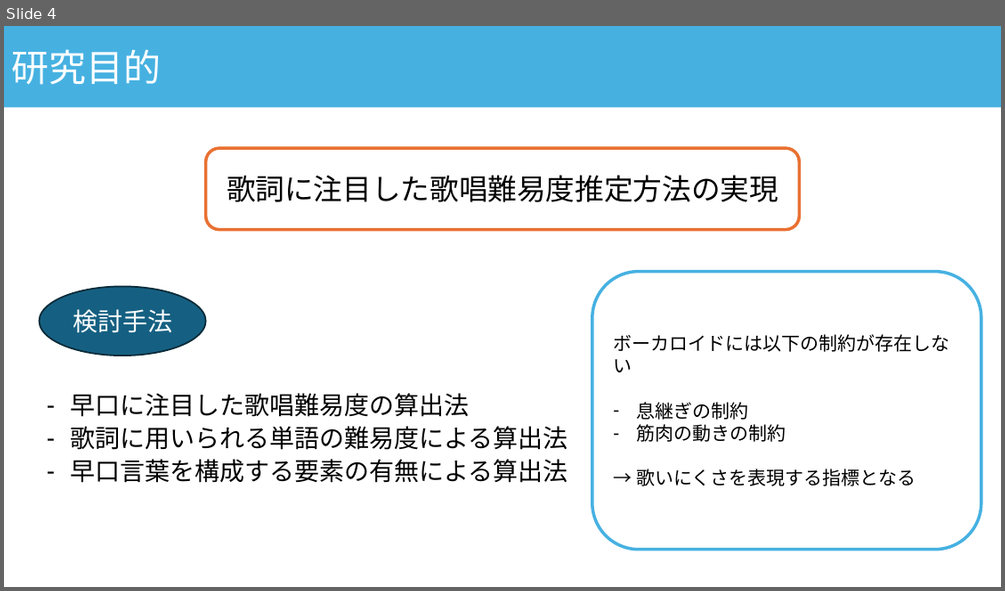
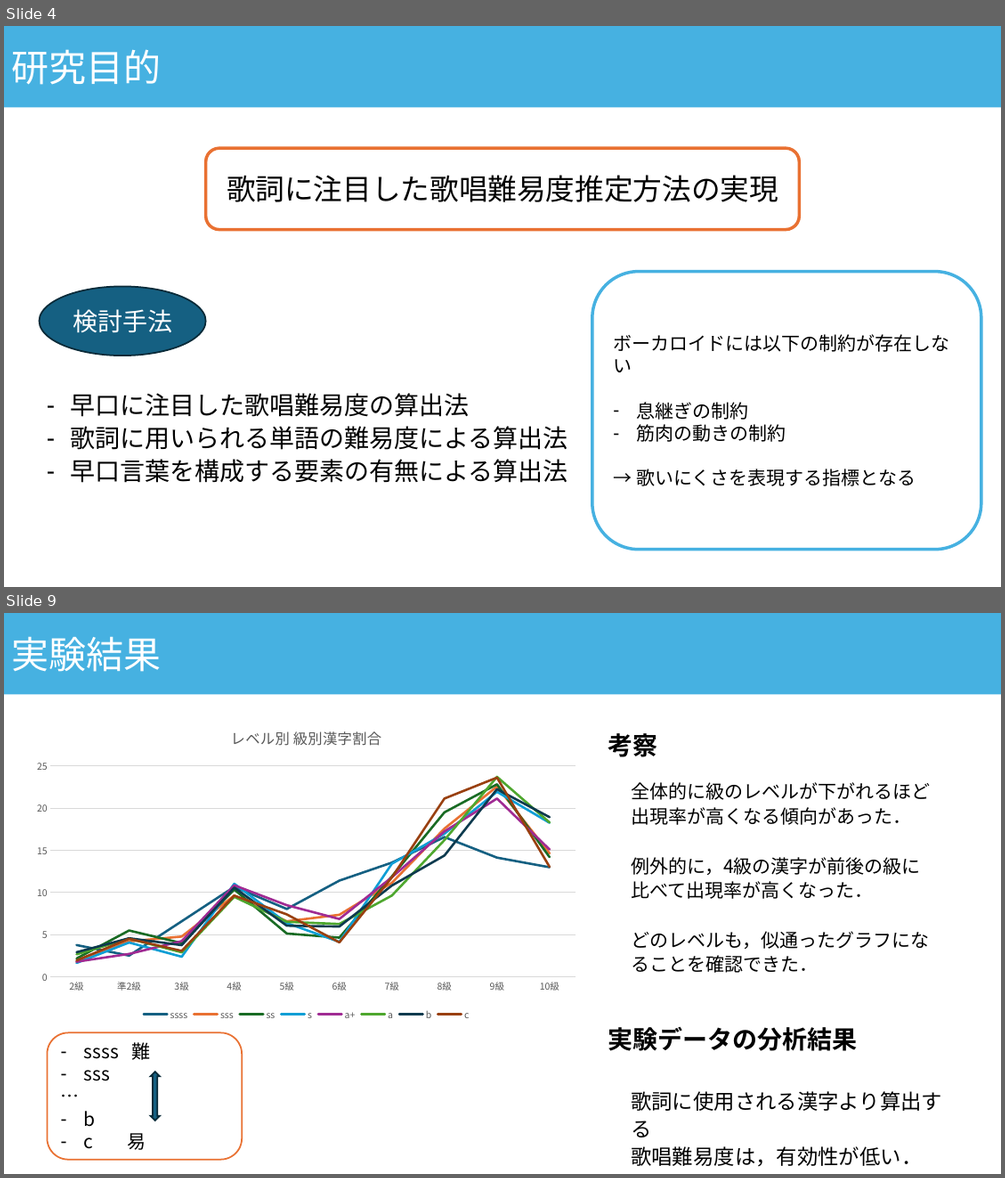
Before and after one commit to asn407/20241221, a slide deck: 年末発表.pptx. Shown one above the other, each under a label of ours: slide 4 before the commit, slides 4 and 9 after it; the slides between them are not shown. The pictures are 1005x591 and 1005x1178 pixels, drawn with LibreOffice and Linux fonts; fonts in the diff are those of the drawing. Boxes give left, top, right and bottom in pixels: in the first picture for what was removed or moved away, otherwise in the second. Text is boxed around its words. In the diff, an @@ line names an element or a change of style, - is before the commit and + after.

Commit message:
docs: 漢字による歌唱難易度推定のスライド作成

```diff
--- a/年末発表.pptx
+++ b/年末発表.pptx
@@ slide 9 added at [4,613,1001,1174], background #FFFFFF @@
@@ rectangle added at [4,613,1001,695], fill #46B1E1, 36 pt, text #FFFFFF @@
+実験結果
@@ line chart added at [25,714,587,1023] @@
+title "レベル別 級別漢字割合 "
+categories: 2級, 準2級, 3級, 4級, 5級, 6級, 7級, 8級, 9級, 10級
+ssss: 3.7, 2.5, 6.6, 10.6, 8, 11.4, 13.5, 16.6, 14.1, 13
+sss: 1.7, 4.2, 4.8, 9.6, 6.6, 7.3, 11.1, 17.6, 22.5, 14.6
+ss: 2.1, 5.5, 4, 10.3, 5.1, 4.6, 11.9, 19.5, 22.8, 14.2
+s: 1.6, 4, 2.4, 11, 6.3, 4.1, 13.4, 16.9, 21.9, 18.2
+a+: 1.8, 2.7, 4.2, 10.8, 8.5, 6.8, 11.8, 17.2, 21.1, 15.1
+a: 2.6, 4.5, 2.9, 9.5, 6.5, 6.2, 9.6, 16.2, 23.7, 18.3
+b: 2.9, 4.5, 3.7, 10.6, 6, 5.9, 10.8, 14.4, 22.2, 18.9
+c: 1.9, 4.5, 3, 9.6, 7.4, 4.1, 11.8, 21.1, 23.6, 13
@@ text added at [608,733,658,757], 24 pt, text #000000, bold @@
+考察
@@ text added at [631,782,930,973], 18 pt, text #000000 @@
+全体的に級のレベルが下がれるほど
+出現率が高くなる傾向があった．
+例外的に，4級の漢字が前後の級に
+比べて出現率が高くなった．
+どのレベルも，似通ったグラフになることを確認できた．
@@ rounded rectangle added at [48,1032,242,1159], fill #FFFFFF, outline #E97132 1.5 pt, 18 pt, text #000000 @@
+– ssss 難
+– sss
+…
+– b
+– c 易
@@ text added at [608,1027,858,1051], 24 pt, text #000000, bold @@
+実験データの分析結果
@@ up down arrow added at [151,1071,160,1120], fill #156082, outline #092A39 1.5 pt @@
@@ text added at [631,1091,942,1167], 20 pt, text #000000 @@
+歌詞に使用される漢字より算出する
+歌唱難易度は，有効性が低い．
```
Also in this commit, not shown: 1 slide changed, 5 other slides added, 1 other file.
